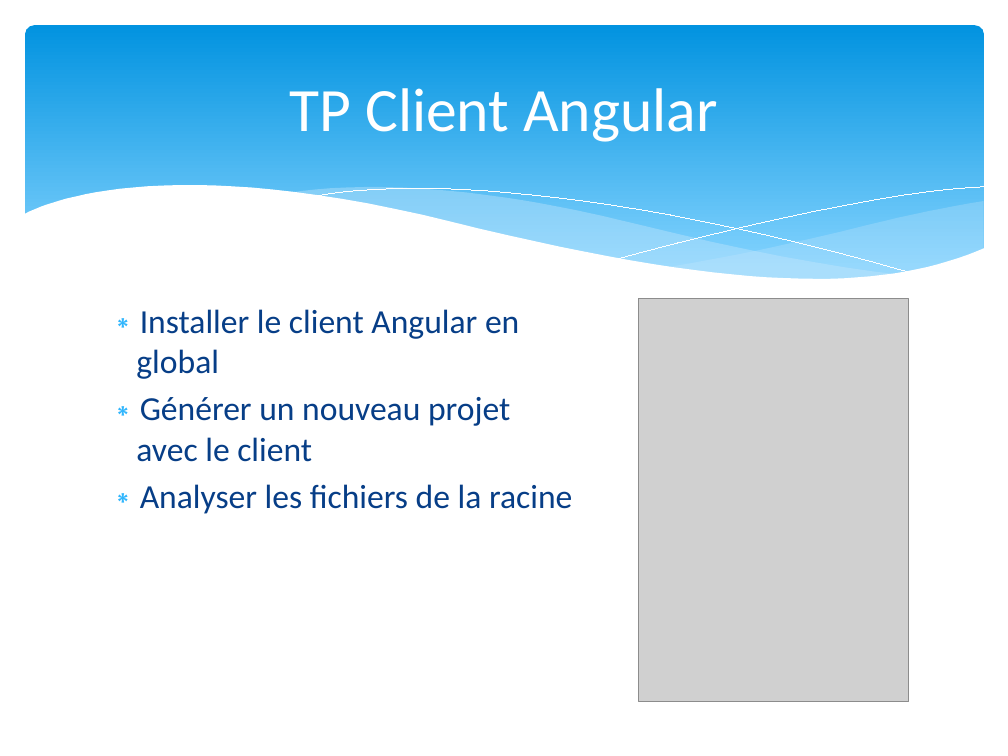
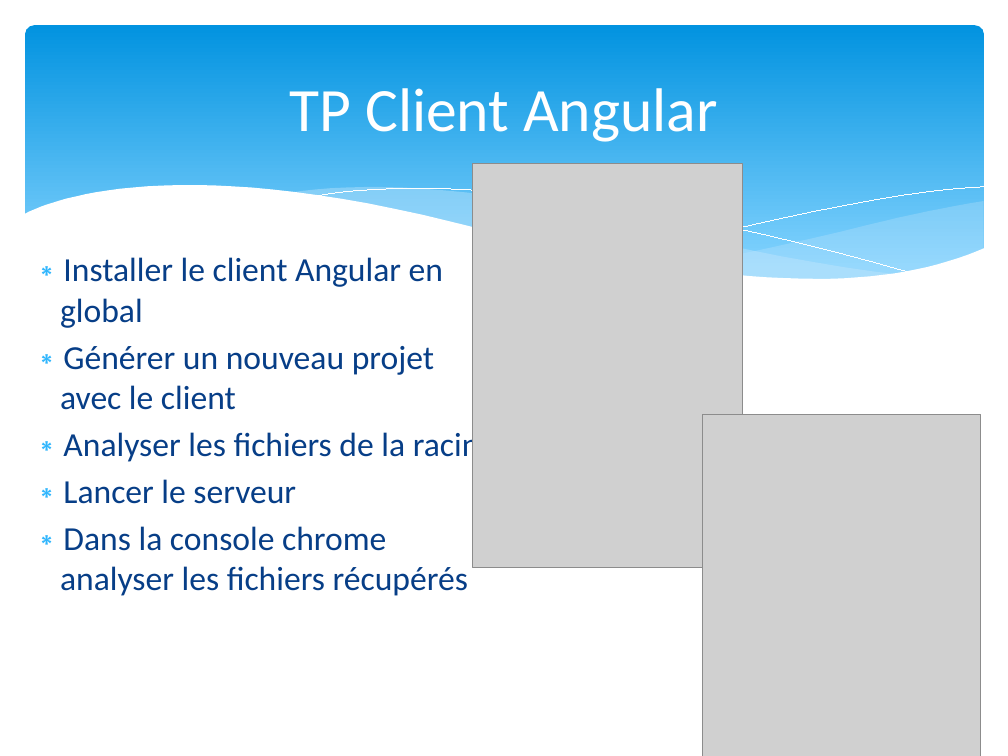
Before and after one commit to dalabord/ng-formation, a slide deck: slide 9 of formation_Angular.pptx. Drawn at 1008x756 pixels with LibreOffice and Linux fonts; fonts in the diff are those of the drawing; grey boxes stand for pictures. Boxes give left, top, right and bottom in pixels: in the first picture for what was removed or moved away, otherwise in the second. Text is boxed around its words. In the diff, an @@ line names an element or a change of style, - is before the commit and + after.

```diff
--- a/formation_Angular.pptx
+++ b/formation_Angular.pptx
@@ picture: place and size @@
-picture at [639,298,909,702]
+picture at [473,164,743,568]
@@ text "Installer le client Angular en ...": place and size @@
-text "Installer le client Angular en ..." at [136,309,572,514]
+text "Installer le client Angular en ..." at [60,257,496,596]
@@ picture added at [703,414,981,756] @@
@@ text at [60,479,468,596]: paragraphs added @@
+∗ Lancer le serveur
+∗ Dans la console chrome analyser les fichiers récupérés
```
Also in this commit, not shown: 2 other slides changed, 5 other files.
